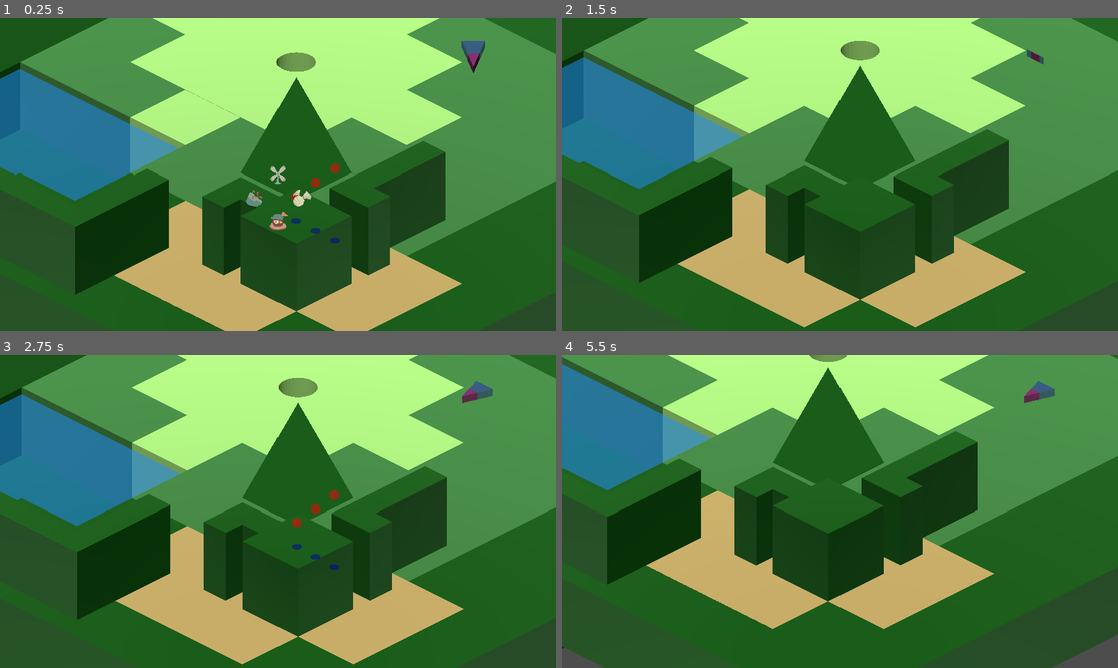
Above: before the commit, frames 1-4 (two rows, left to right).
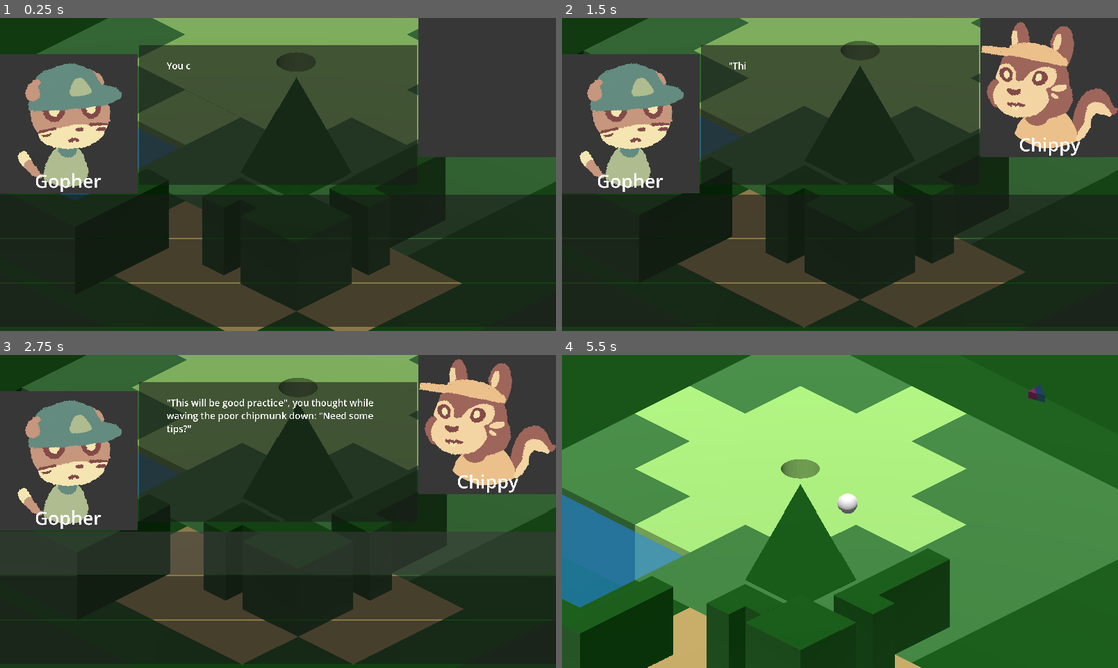
Above: after the commit, the same moments.

Repository: corin-gaiotto/gdc-jam-fall-2026
Game: Godot game, scene res://scenes/golfing.tscn
The game is run twice, just before and just after one commit, with the same random seed, the same clock (stepped at 60 frames per second) and the same inputs.
Inputs (mouse positions are in pixels of both pictures, inside the frame that each line leads up to):
- Up to frame 1 (0.25 s): no input
- Up to frame 2 (1.5 s): move the mouse to (962, 158) at 0.52 s; hold D (ball_angle_right) 0.53-1.25 s; tap Space (ball_launch) at 0.6 s; click (840, 174) at 1.27 s
- Up to frame 3 (2.75 s): click (278, 552) at 2.02 s
- Up to frame 4 (5.5 s): click (840, 599) at 2.77 s; click (862, 536) at 3.52 s; tap Enter at 4.25 s; move the mouse to (728, 527) at 4.27 s; hold S (ball_angle_down) 4.28-5.03 s; tap Space (ball_launch) at 4.35, 5.1 s; move the mouse to (895, 442) at 5.02 s; hold D (ball_angle_right) from 5.03 s (still down)

The runs differ from the first frame. In frame 1, 94% of the frame differs, in the area x 0-100%, y 0-100%; in frame 2, 94%; in frame 3, 91%; in frame 4, 81%.

Commit message:
dialogue manager integrated into gameplay

Diff:
--- a/assets/dialogue/chippy.json
+++ b/assets/dialogue/chippy.json
@@ -1,12 +1,12 @@
 {
 	"intro":[
+		{"type":"player_portrait", "expression":"default"},
 		{
 			"type":"narrator",
 			"text":[
 				"You came across a new face on the field, awkwardly waving the club, perfectly shaving chunks off the grass while leaving the ball untouched."
 			]
 		},
-		{"type":"player_portrait", "expression":"default"},
 		{"type":"opponent_portrait", "expression":"default"},
 		{
 			"type":"narrator",
@@ -34,6 +34,8 @@
 					{
 						"text":"You mean like how this beetroot moved itself to your hands?",
 						"stat":"greed",
+						"embarrassment_change":-2,
+						"suspicion_change":0,
 						"result_success":[
 							{"type":"player_portrait", "expression":"beetroot"},
 							{"type":"opponent_portrait", "expression":"happy"},
@@ -58,6 +60,8 @@
 					{
 						"text":"Feel free to move your eyes away from that before this club makes contact with your cheeks.",
 						"stat":"emotional_stability",
+						"embarrassment_change":-2,
+						"suspicion_change":1,
 						"result_success":[
 							{"type":"player_portrait", "expression":"default_club"},
 							{"type":"opponent_portrait", "expression":"startled"},
@@ -72,6 +76,8 @@
 					{
 						"text":"Must have been the breeze; speaking of, your stance just now just BLEW me away",
 						"stat":"gullibility",
+						"embarrassment_change":1,
+						"suspicion_change":-2,
 						"result_success":[
 							{"type":"player_portrait", "expression":"rizz"},
 							{"type":"opponent_portrait", "expression":"happy"},
--- a/scenes/golfing.tscn
+++ b/scenes/golfing.tscn
@@ -5,6 +5,7 @@
 [ext_resource type="PackedScene" uid="uid://dukfjrg7t7ofw" path="res://scenes/golfMaps/test_golf_map.tscn" id="2_rbsrl"]
 [ext_resource type="PackedScene" uid="uid://bjeuxns80ro51" path="res://scenes/golf_ball.tscn" id="2_xbj8l"]
 [ext_resource type="PackedScene" uid="uid://c28ksxkp4mhey" path="res://scenes/wind_controller.tscn" id="4_rbsrl"]
+[ext_resource type="PackedScene" uid="uid://bilvsbbgmcuei" path="res://scenes/ui/dialogue_ui.tscn" id="6_h8u8v"]
 
 [sub_resource type="Environment" id="Environment_2j3k6"]
 background_mode = 2
@@ -36,3 +37,5 @@
 
 [node name="WindController" parent="." unique_id=1318375014 instance=ExtResource("4_rbsrl")]
 transform = Transform3D(1, -2.9802322e-08, 0, 0, 1, 0, 0, -2.9802322e-08, 1, 5.9604645e-08, 0, 5.9604645e-08)
+
+[node name="DialogueUI" parent="." unique_id=92798159 instance=ExtResource("6_h8u8v")]
--- a/scenes/ui/dialogue_portrait.tscn
+++ b/scenes/ui/dialogue_portrait.tscn
@@ -1,7 +1,6 @@
 [gd_scene format=3 uid="uid://d3j7uuxtbf4on"]
 
 [ext_resource type="Script" uid="uid://dhdckbb4ehck7" path="res://scripts/dialogue_portrait.gd" id="1_mbai0"]
-[ext_resource type="Texture2D" uid="uid://dte11bo8beuc8" path="res://assets/art/portraits/gopher_default.png" id="1_mre4j"]
 [ext_resource type="Script" uid="uid://dc3f8sjccrqkd" path="res://scripts/portrait_data.gd" id="2_pbb6w"]
 [ext_resource type="Resource" uid="uid://bxyfafc0barj4" path="res://assets/art/portraits/gopher.tres" id="3_phas5"]
 [ext_resource type="Resource" uid="uid://ch581w5mhkvyr" path="res://assets/art/portraits/chippy.tres" id="4_phas5"]
@@ -27,7 +26,6 @@
 anchor_bottom = 1.0
 grow_horizontal = 2
 grow_vertical = 2
-texture = ExtResource("1_mre4j")
 expand_mode = 5
 
 [node name="ColorRect" type="ColorRect" parent="." unique_id=321209329]
@@ -49,7 +47,6 @@
 grow_horizontal = 2
 grow_vertical = 0
 theme_override_font_sizes/normal_font_size = 64
-text = "[INSERT NAME HERE]"
 fit_content = true
 horizontal_alignment = 1
 vertical_alignment = 2
--- a/scripts/dialogue_box.gd
+++ b/scripts/dialogue_box.gd
@@ -40,6 +40,9 @@
 		text_done.emit()
 		if Input.is_action_just_pressed("dialogue_confirm"):
 			confirm_pressed.emit()
+	else:
+		if Input.is_action_just_pressed("dialogue_confirm"):
+			content_label.visible_characters = len(content_label.text)
 
 	while text_amount >= text_speed:
 		text_amount -= text_speed
--- a/scripts/dialogue_ui.gd
+++ b/scripts/dialogue_ui.gd
@@ -13,14 +13,15 @@
 	$VBoxContainer/VBoxContainer/Option3
 ]
 
+var golf_game_manager: GolfGameManager
+
 var timing: bool = false
 var timing_result: int = -1 # -1 for timeout, 0, 1, 2 for the options
 var option_timer_max: int = 600 # in frames
 var option_timer: int = 0 # when it reaches 0, automatically end dialogue and gain embarrassment
 
 func _ready() -> void:
-	var chippy_data = read_dialogue_file("res://assets/dialogue/chippy.json")
-	play_dialogue(chippy_data["cheat_noticed"][0], "chippy")
+	pass
 
 func read_dialogue_file(filename):
 	# reads the JSON file into a GDScript object
@@ -31,7 +32,11 @@
 
 func play_dialogue(data: Array[Variant], opponent_name: String):
 	# plays the Dialogue Object
+	print(data)
 	var command_index = 0
+	timing = false
+	timing_result = -1
+	option_timer = 0
 	while command_index < len(data):
 		var result = await run_command(data[command_index], opponent_name)
 		if result == -1:
@@ -89,10 +94,29 @@
 
 			if result == -1:
 				# add embarrassment and end
+				golf_game_manager.embarrassment += 2
 				return -1
 			else:
-				# TODO: roll for success or failure instead of picking success arbitrarily
-				await play_dialogue(command["options"][result]["result_success"], opponent_name)
+				# roll for success or failure
+				var chance = 0.0
+				match command["options"][result]["stat"]:
+					"greed":
+						chance = golf_game_manager.opponents[golf_game_manager.opponent_index]["stats"]["greed"]/3.0
+					"emotional_stability":
+						chance = 1 - golf_game_manager.opponents[golf_game_manager.opponent_index]["stats"]["emotional_stability"]/3.0
+					"gullibility":
+						chance = golf_game_manager.opponents[golf_game_manager.opponent_index]["stats"]["gullibility"]/3.0
+				if randf() < chance:
+					## increase/decrease relevant stats on success
+					golf_game_manager.embarrassment += command["options"][result]["embarrassment_change"]
+					golf_game_manager.suspicion += command["options"][result]["suspicion_change"]
+
+					golf_game_manager.embarrassment = clamp(golf_game_manager.embarrassment, 0, golf_game_manager.max_embarrassment)
+					golf_game_manager.suspicion = clamp(golf_game_manager.suspicion, 0, golf_game_manager.max_suspicion)
+
+					await play_dialogue(command["options"][result]["result_success"], opponent_name)
+				else:
+					await play_dialogue(command["options"][result]["result_failure"], opponent_name)
 		_:
 			pass
 	return 0
--- a/scripts/golf_ball.gd
+++ b/scripts/golf_ball.gd
@@ -3,6 +3,8 @@
 class_name GolfBall
 
 var camera_rotation: Vector3 = Vector3(deg_to_rad(-30), deg_to_rad(45), 0)
+
+signal check_if_caught
 
 @onready var aim_visuals = [$RayCast3D/AimVisual1, $RayCast3D/AimVisual2, $RayCast3D/AimVisual3]
 @onready var aim_shadows = [$RayCast3D/AimShadow1, $RayCast3D/AimShadow2, $RayCast3D/AimShadow3]
@@ -10,13 +12,14 @@
 @export var wind_controller: WindController
 @export var gridmap: GolfMap
 
-enum BALL_STATE {AIMABLE, IN_MOTION, RESTING, HAZARD}
+enum BALL_STATE {AIMABLE, IN_MOTION, RESTING, HAZARD, DIALOGUE}
 enum CHEATS {NONE, WIND, BALL, MOLE, TILT}
 ## STATE DESCRIPTIONS:
 #    AIMABLE:   ball is at rest, and the player is able to control the aim angle before firing. Visual indicator of firing angle is visible.
 #    IN_MOTION: ball has been hit. After some time (say, 3 seconds) of not being in motion, will become RESTING.
 #    RESTING:   hide ball, show visual indicator of distance to hole, etc. Transition to AIMABLE after player confirmation or after time has passed.
 #    HAZARD:    hide ball, after short amount of time teleport ball back to old position and show ball, transitioning to RESTING.
+#    DIALOGUE:  hide ball; player is in dialogue menu, so freeze ball and don't let it be controlled.
 var state: BALL_STATE = BALL_STATE.AIMABLE
 
 var selected_cheat: CHEATS = CHEATS.NONE
@@ -161,7 +164,9 @@
 			gridmap.rotation = Vector3(0, 0, 0)
 			gravity_scale = 1.0
 
-			## LATER: run the roll for if you're caught cheating here
+			## run the roll for if you're caught cheating here
+			if cheated:
+				check_if_caught.emit()
 
 			cheated = false
 		BALL_STATE.HAZARD:
@@ -183,6 +188,15 @@
 				show()
 				state = BALL_STATE.RESTING
 			hazard_frames += 1
+		BALL_STATE.DIALOGUE:
+			hide()
+			$CanvasLayer/CheatMenu.hide()
+			linear_velocity = Vector3.ZERO
+			angular_velocity = Vector3.ZERO
+			self.set_axis_lock(PhysicsServer3D.BODY_AXIS_LINEAR_X, true)
+			self.set_axis_lock(PhysicsServer3D.BODY_AXIS_LINEAR_Y, true)
+			self.set_axis_lock(PhysicsServer3D.BODY_AXIS_LINEAR_Z, true)
+			hide_aiming()
 
 func check_resting():
 	if linear_velocity.length() < 0.2 and angular_velocity.length() < 0.2:
--- a/scripts/golf_game_manager.gd
+++ b/scripts/golf_game_manager.gd
@@ -1,17 +1,25 @@
 extends Node3D
+
+class_name GolfGameManager
+
+var suspicion: int = 0
+var embarrassment: int = 0
+
+var max_suspicion: int = 20
+var max_embarrassment: int = 20
 
 ## TODO: add support for switching maps
 
-var opponents = [
+@onready var opponents = [
 	{
 		"name": "chippy",
 		"stats": {
-			"perception": 1,
-			"gullibility": 3,
-			"greed": 2,
-			"emotional_stability": 0
+			"perception": 1.0,
+			"gullibility": 3.0,
+			"greed": 2.0,
+			"emotional_stability": 0.0
 		},
-		"dialogue_file": "chippy.json",
+		"dialogue_data": $DialogueUI.read_dialogue_file("res://assets/dialogue/chippy.json"),
 		"maps": [
 			preload("res://scenes/golfMaps/test_golf_map.tscn"),
 			preload("res://scenes/golfMaps/test_golf_map.tscn"),
@@ -19,3 +27,44 @@
 		]
 	}
 ]
+
+var opponent_index: int = 0
+var opponent_map_index: int = 0
+
+func _ready():
+	$DialogueUI.golf_game_manager = self
+	$DialogueUI.hide()
+	$GolfBall.check_if_caught.connect(check_if_caught)
+
+	await introduce_opponent()
+
+func introduce_opponent():
+	$GolfBall.state = GolfBall.BALL_STATE.DIALOGUE
+
+	$DialogueUI.show()
+	await $DialogueUI.play_dialogue(opponents[opponent_index]["dialogue_data"]["intro"], opponents[opponent_index]["name"])
+
+	$GolfBall.cheated = false
+	$GolfBall.state = GolfBall.BALL_STATE.RESTING
+	$GolfBall.show()
+	$DialogueUI.hide()
+
+func check_if_caught():
+	# add suspicion based on perception regardless
+	suspicion += opponents[opponent_index]["stats"]["perception"]
+	var chance = opponents[opponent_index]["stats"]["perception"]/3.0
+	if randf() < chance:
+		print("caught")
+		# caught! freeze player, start dialogue, etc.
+		$GolfBall.state = GolfBall.BALL_STATE.DIALOGUE
+
+		$DialogueUI.show()
+		await $DialogueUI.play_dialogue(opponents[opponent_index]["dialogue_data"]["cheat_noticed"].pick_random(), opponents[opponent_index]["name"])
+
+		$GolfBall.cheated = false
+		$GolfBall.state = GolfBall.BALL_STATE.RESTING
+		$GolfBall.show()
+		$DialogueUI.hide()
+	else:
+		# safe for now. do nothing
+		pass
Not shown, changed: assets/dialogue/format.txt
